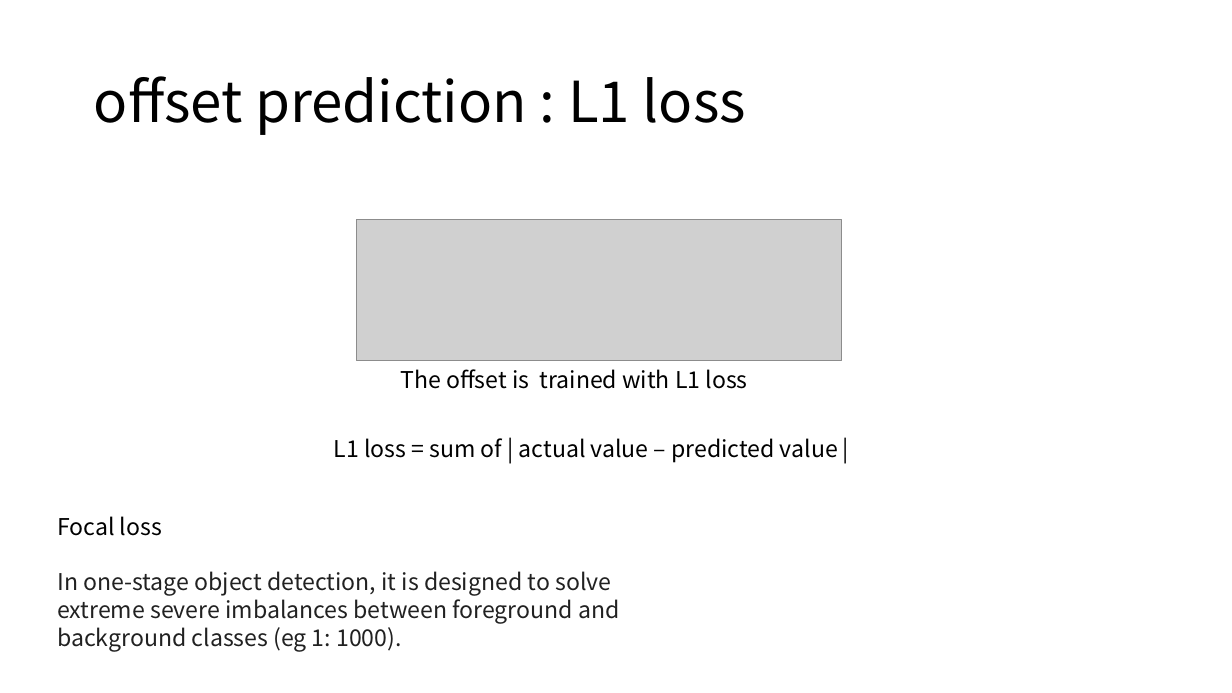
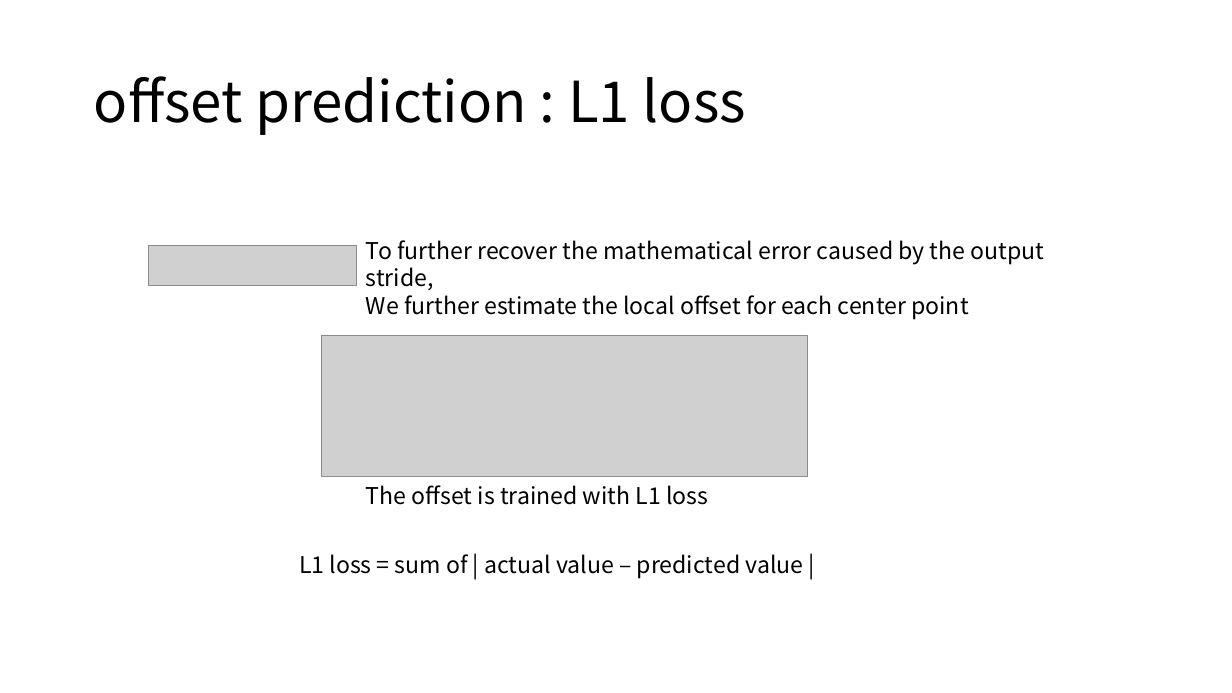
Before and after one commit to jjeamin/jjeamin.github.io, a slide deck: slide 11 of _posts/ppt/CenterNet.pptx. Drawn at 1232x693 pixels with LibreOffice and Linux fonts; fonts in the diff are those of the drawing; grey boxes stand for pictures. Boxes give left, top, right and bottom in pixels: in the first picture for what was removed or moved away, otherwise in the second. Text is boxed around its words. In the diff, an @@ line names an element or a change of style, - is before the commit and + after.

Commit message:
FIX centernet

```diff
--- a/_posts/ppt/CenterNet.pptx
+++ b/_posts/ppt/CenterNet.pptx
@@ picture added at bbox=[148, 246, 357, 287] @@
@@ text added at bbox=[366, 240, 1045, 320], 18 pt, text #000000 @@
+To further recover the mathematical error caused by the output stride,
+We further estimate the local offset for each center point
@@ 2 texts, 1 picture: place and size @@
-2 texts, 1 picture at bbox=[334, 219, 841, 463]
+2 texts, 1 picture at bbox=[299, 335, 807, 579]
@@ text removed at bbox=[57, 516, 619, 652] @@
-Focal loss
-In one-stage object detection, it is designed to solve extreme severe imbalances between foreground and background classes (eg 1: 1000).
```
Also in this commit, not shown: 3 other slides changed.
